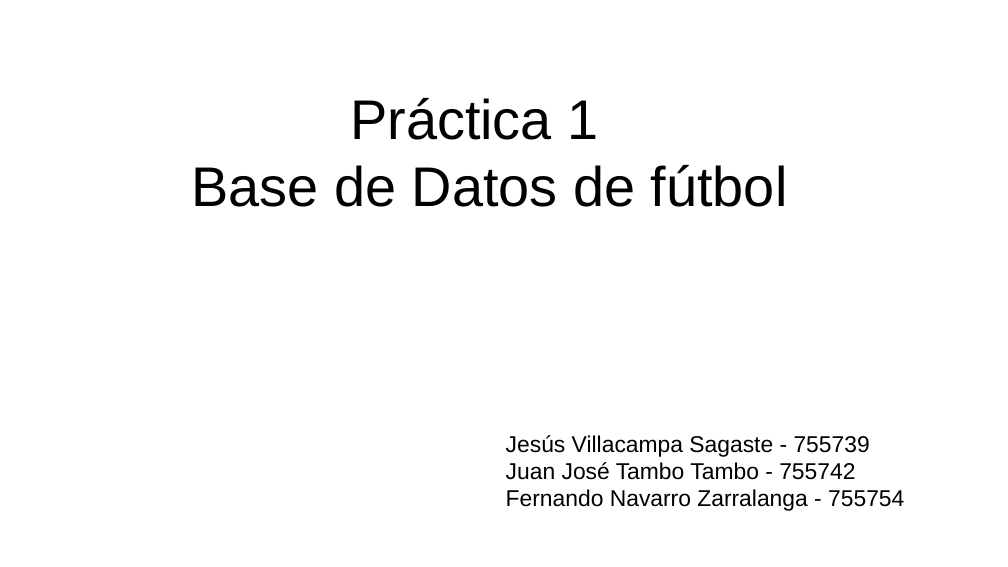
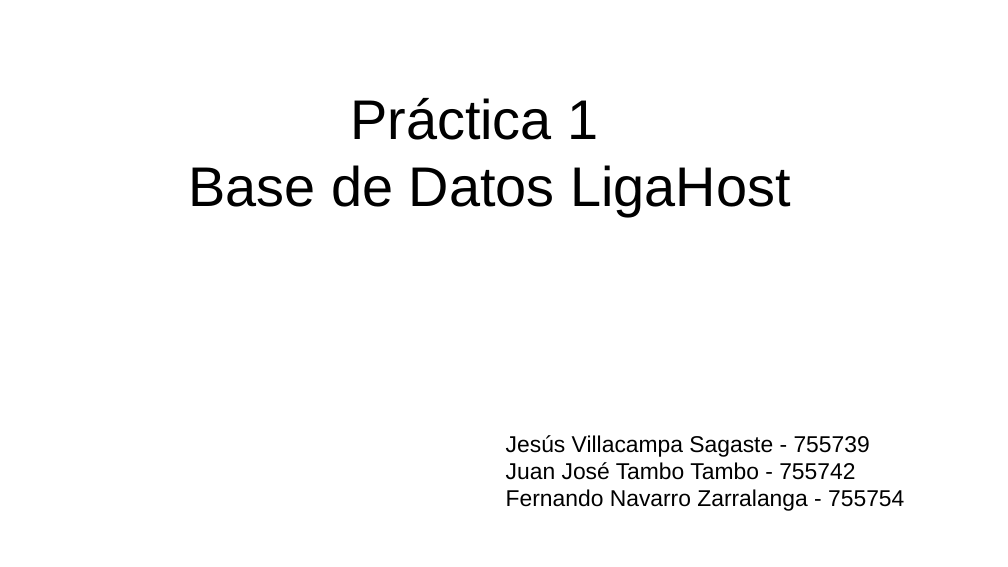
Before and after one commit to jtambo99/practi1_bases, a slide deck: slide 1 of Presentacion-prac1.odp. Drawn at 1008x567 pixels with LibreOffice and Linux fonts; fonts in the diff are those of the drawing. Boxes give left, top, right and bottom in pixels: in the first picture for what was removed or moved away, otherwise in the second. Text is boxed around its words. In the diff, an @@ line names an element or a change of style, - is before the commit and + after.

Commit message:
PresentacionPDF

```diff
--- a/Presentacion-prac1.odp
+++ b/Presentacion-prac1.odp
@@ title at box(188, 98, 790, 216): text changed @@
-Práctica 1
-Base de Datos de fútbol
+Práctica 1
+Base de Datos LigaHost
```
Also in this commit, not shown: 2 other files.
